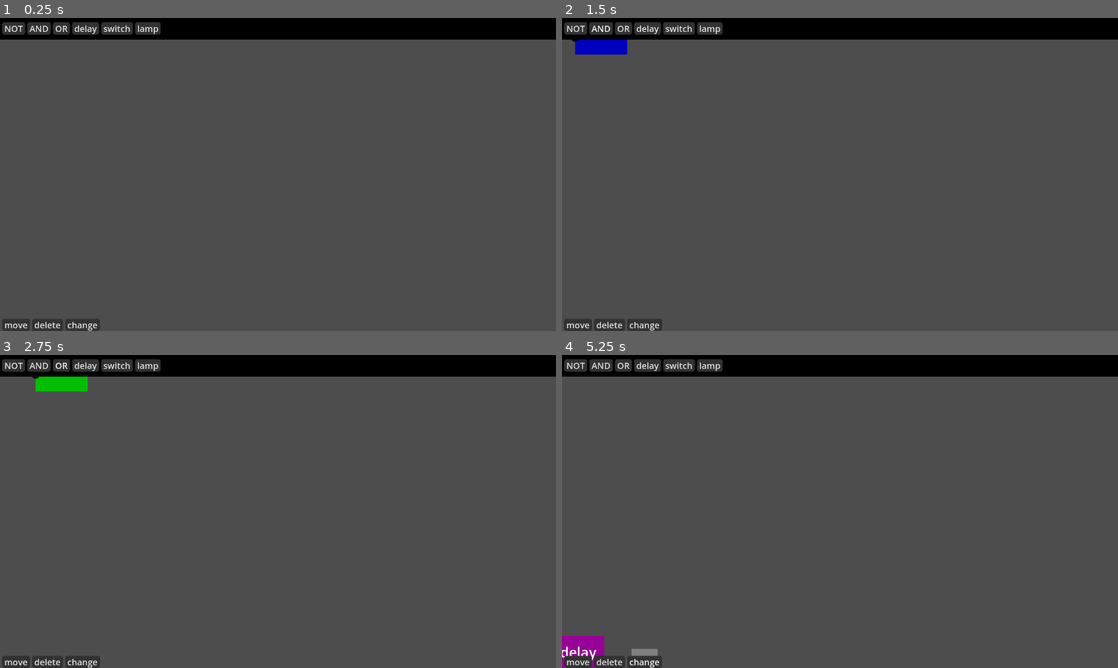
Above: before the commit, frames 1-4 (two rows, left to right).
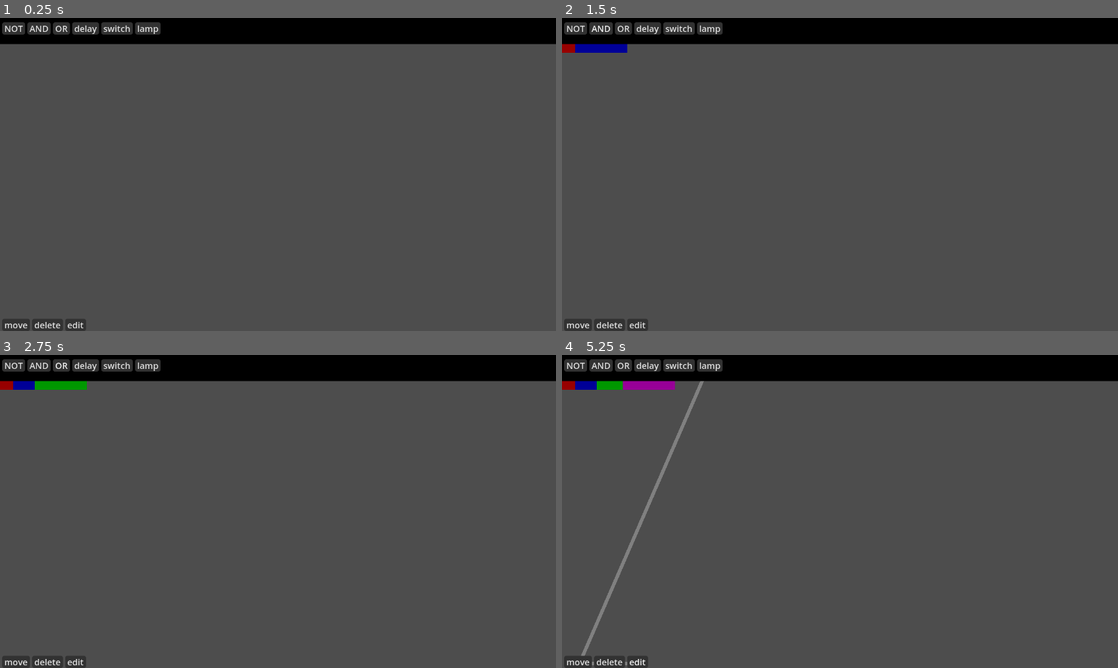
Above: after the commit, the same moments.

Repository: Jonas-Stefan/monosim
Game: Godot game, scene res://Scenes/root.tscn
Same seed, same stepped clock (60 frames per second), same inputs: the game is played once before the commit and once after it.
Inputs (mouse positions are in pixels of both pictures, inside the frame that each line leads up to):
- Up to frame 1 (0.25 s): no input
- Up to frame 2 (1.5 s): click "NOT" at 0.5 s; click "AND" at 1.25 s
- Up to frame 3 (2.75 s): click "OR" at 2 s
- Up to frame 4 (5.25 s): click "delay" at 2.75 s; click "lamp" at 3.5 s; click "move" at 4.25 s; click (645, 661) at 5 s, where only the run before the commit has a clickable "change"

The runs differ from the first frame. In frame 1, 1.7% of the frame differs, in the area x 0-100%, y 6-100%; in frame 2, 2.0%; in frame 3, 2.1%; in frame 4, 3.4%.

Commit message:
fixed edit tool

Diff:
--- a/Scenes/ui.tscn
+++ b/Scenes/ui.tscn
@@ -7,18 +7,21 @@
 [node name="UI" type="CanvasLayer"]
 
 [node name="topButtons" type="Control" parent="."]
-custom_minimum_size = Vector2(0, 50)
+custom_minimum_size = Vector2(0, 60)
 layout_mode = 3
 anchors_preset = 10
 anchor_right = 1.0
 grow_horizontal = 2
+mouse_filter = 2
+mouse_force_pass_scroll_events = false
 
 [node name="ColorRect" type="ColorRect" parent="topButtons"]
-custom_minimum_size = Vector2(0, 50)
+custom_minimum_size = Vector2(0, 60)
 layout_mode = 1
 anchors_preset = 10
 anchor_right = 1.0
 grow_horizontal = 2
+mouse_filter = 2
 color = Color(0, 0, 0, 1)
 
 [node name="VBoxContainer" type="VBoxContainer" parent="topButtons"]
@@ -28,20 +31,24 @@
 anchor_right = 1.0
 offset_bottom = 50.0
 grow_horizontal = 2
+mouse_filter = 2
 
 [node name="MarginContainer" type="MarginContainer" parent="topButtons/VBoxContainer"]
 custom_minimum_size = Vector2(0, 50)
 layout_mode = 2
+mouse_filter = 2
 theme_override_constants/margin_left = 10
 theme_override_constants/margin_top = 10
 
 [node name="HBoxContainer" type="HBoxContainer" parent="topButtons/VBoxContainer/MarginContainer"]
 layout_mode = 2
 size_flags_vertical = 0
+mouse_filter = 2
 theme_override_constants/separation = 15
 
 [node name="NOT" type="Button" parent="topButtons/VBoxContainer/MarginContainer/HBoxContainer"]
 layout_mode = 2
+mouse_filter = 1
 theme = ExtResource("1_c8xgw")
 text = "NOT
 "
@@ -49,6 +56,7 @@
 
 [node name="AND" type="Button" parent="topButtons/VBoxContainer/MarginContainer/HBoxContainer"]
 layout_mode = 2
+mouse_filter = 1
 theme = ExtResource("1_c8xgw")
 text = "AND
 "
@@ -56,18 +64,21 @@
 
 [node name="OR" type="Button" parent="topButtons/VBoxContainer/MarginContainer/HBoxContainer"]
 layout_mode = 2
+mouse_filter = 1
 theme = ExtResource("1_c8xgw")
 text = "OR"
 script = ExtResource("2_bq4jl")
 
 [node name="delay" type="Button" parent="topButtons/VBoxContainer/MarginContainer/HBoxContainer"]
 layout_mode = 2
+mouse_filter = 1
 theme = ExtResource("1_c8xgw")
 text = "delay"
 script = ExtResource("2_bq4jl")
 
 [node name="switch" type="Button" parent="topButtons/VBoxContainer/MarginContainer/HBoxContainer"]
 layout_mode = 2
+mouse_filter = 1
 theme = ExtResource("1_c8xgw")
 text = "switch
 "
@@ -75,6 +86,7 @@
 
 [node name="lamp" type="Button" parent="topButtons/VBoxContainer/MarginContainer/HBoxContainer"]
 layout_mode = 2
+mouse_filter = 1
 theme = ExtResource("1_c8xgw")
 text = "lamp"
 script = ExtResource("2_bq4jl")
@@ -118,8 +130,8 @@
 "
 script = ExtResource("3_kbmjr")
 
-[node name="change" type="Button" parent="toolSelection/MarginContainer/HBoxContainer"]
+[node name="edit" type="Button" parent="toolSelection/MarginContainer/HBoxContainer"]
 layout_mode = 2
 theme = ExtResource("1_c8xgw")
-text = "change"
+text = "edit"
 script = ExtResource("3_kbmjr")
--- a/Scripts/componentBase.gd
+++ b/Scripts/componentBase.gd
@@ -67,7 +67,7 @@
 	elif globals.tool == globals.tools.DELETE:
 		if event.is_action_pressed("lClick"):
 			delete()
-	elif globals.tool == globals.tools.CHANGE:
+	elif globals.tool == globals.tools.EDIT:
 		handle_change_tool(event)
 	return
 
--- a/Scripts/delay.gd
+++ b/Scripts/delay.gd
@@ -36,3 +36,16 @@
 		delayArray.append(inputs[0].connectedOutput.state)
 
 	return returnState
+
+func _input(event):
+	if globals.tool == globals.tools.EDIT:
+		if selected:
+			if event is InputEventKey and event.is_pressed():
+				if event.get_keycode() >= 48 and event.get_keycode() <= 57:
+					delay = min(int(str(delay) + str(event.get_keycode() - 48)), 1000)
+				elif event.get_keycode() >= 4194438 and event.get_keycode() <= 4194447:
+					delay = int(str(delay) + str(event.get_keycode() - 4194438))
+				elif event.get_keycode() == 4194308:
+					delay = int(str(delay).substr(0, str(delay).length() - 1))
+				elif event.get_keycode() == 4194309:
+					selected = false
--- a/Scripts/globals.gd
+++ b/Scripts/globals.gd
@@ -1,7 +1,7 @@
 extends Node
 class_name globals
 
-enum tools {MOVE, DELETE, CHANGE}
+enum tools {MOVE, DELETE, EDIT}
 
 static var selectedOutput: Node2D = null
 static var tool: tools = tools.MOVE
--- a/Scripts/logic.gd
+++ b/Scripts/logic.gd
@@ -93,21 +93,3 @@
 
 		if event.is_action_pressed("rClick"):
 			wire.remove_wire_point(wire.get_wire_point_count() - 1)
-
-	if globals.tool == globals.tools.CHANGE:
-		if event is InputEventKey and event.is_pressed():
-			if event.get_keycode() >= 48 and event.get_keycode() <= 57:
-				for gate in gates:
-					if gate.name.substr(0, 5) == "delay" and gate.selected:
-						gate.delay = int(str(gate.delay) + str(event.get_keycode() - 48))
-			elif event.get_keycode() >= 4194438 and event.get_keycode() <= 4194447:
-				for gate in gates:
-					if gate.name.substr(0, 5) == "delay" and gate.selected:
-						gate.delay = int(str(gate.delay) + str(event.get_keycode() - 4194438))
-			elif event.get_keycode() == 4194308:
-				for gate in gates:
-					if gate.name.substr(0, 5) == "delay" and gate.selected:
-						gate.delay = int(str(gate.delay).substr(0, str(gate.delay).length() - 1))
-			elif event.get_keycode() == 4194309:
-				for gate in gates:
-					gate.selected = false
--- a/Scripts/toolBtn.gd
+++ b/Scripts/toolBtn.gd
@@ -13,5 +13,5 @@
 		globals.tool = globals.tools.MOVE
 	elif self.name == "delete":
 		globals.tool = globals.tools.DELETE
-	elif self.name == "change":
-		globals.tool = globals.tools.CHANGE
+	elif self.name == "edit":
+		globals.tool = globals.tools.EDIT
